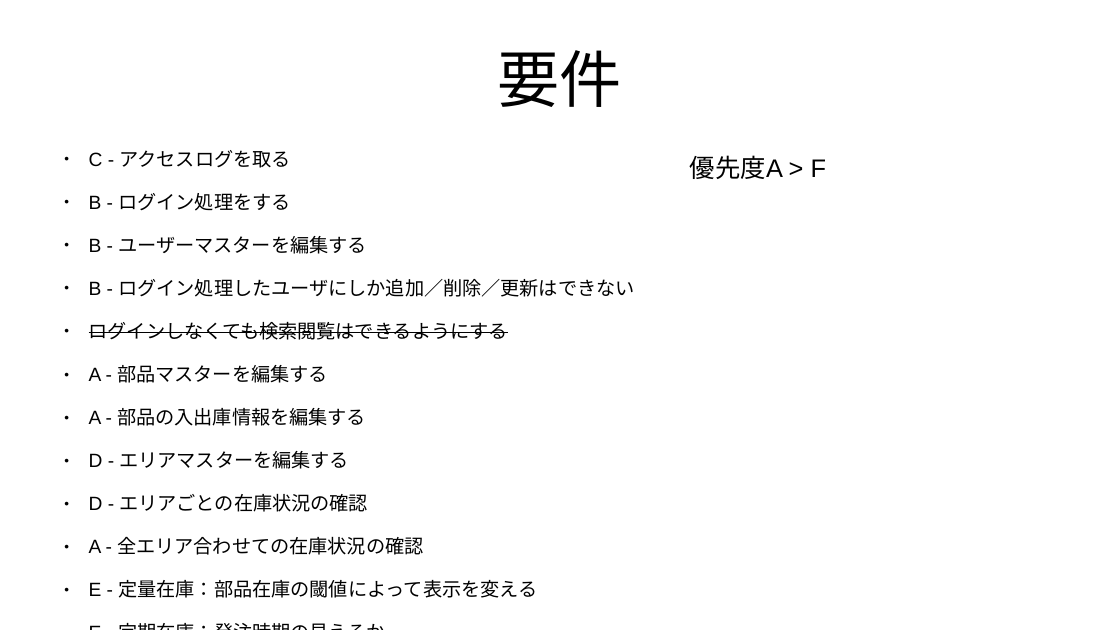
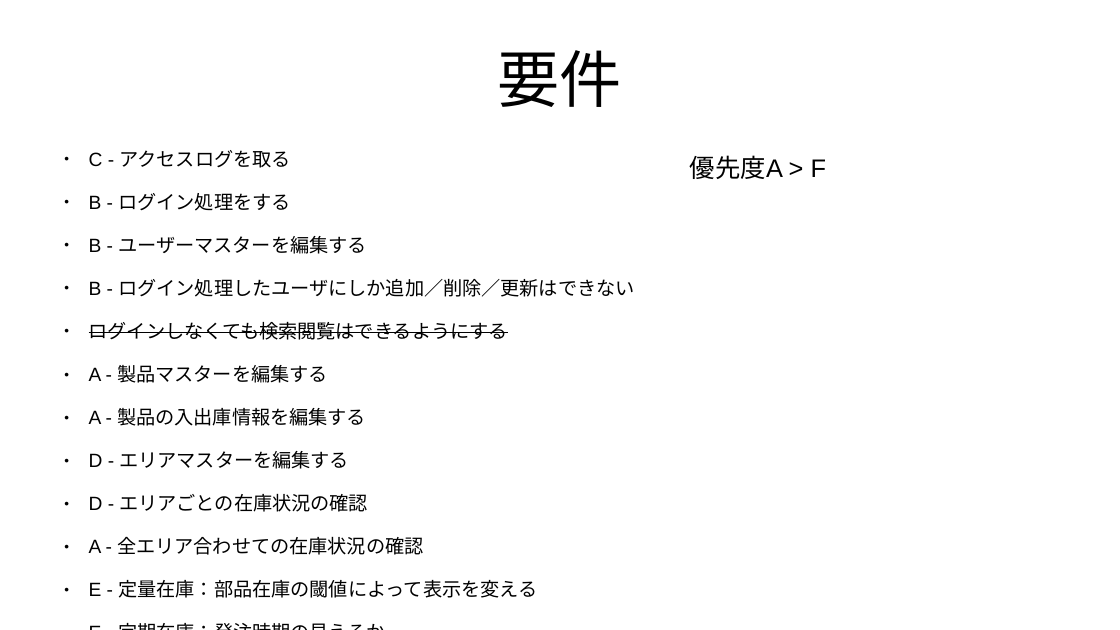
Before and after one commit to roja1988/88_WorkProduct, a slide deck: slide 3 of document/制作物_案.pptx. Drawn at 1120x630 pixels with LibreOffice and Linux fonts; fonts in the diff are those of the drawing. Boxes give left, top, right and bottom in pixels: in the first picture for what was removed or moved away, otherwise in the second. Text is boxed around its words. In the diff, an @@ line names an element or a change of style, - is before the commit and + after.

Commit message:
プラモデル在庫管理に変更、再度ナビメニューを共通部品化

```diff
--- a/document/制作物_案.pptx
+++ b/document/制作物_案.pptx
@@ text at (x1=89, y1=365, x2=366, y2=426): text changed @@
-● A - 部品マスターを編集する
-● A - 部品の入出庫情報を編集する
+● A - 製品マスターを編集する
+● A - 製品の入出庫情報を編集する
```
Also in this commit, not shown: 7 other slides changed, 20 other files.
